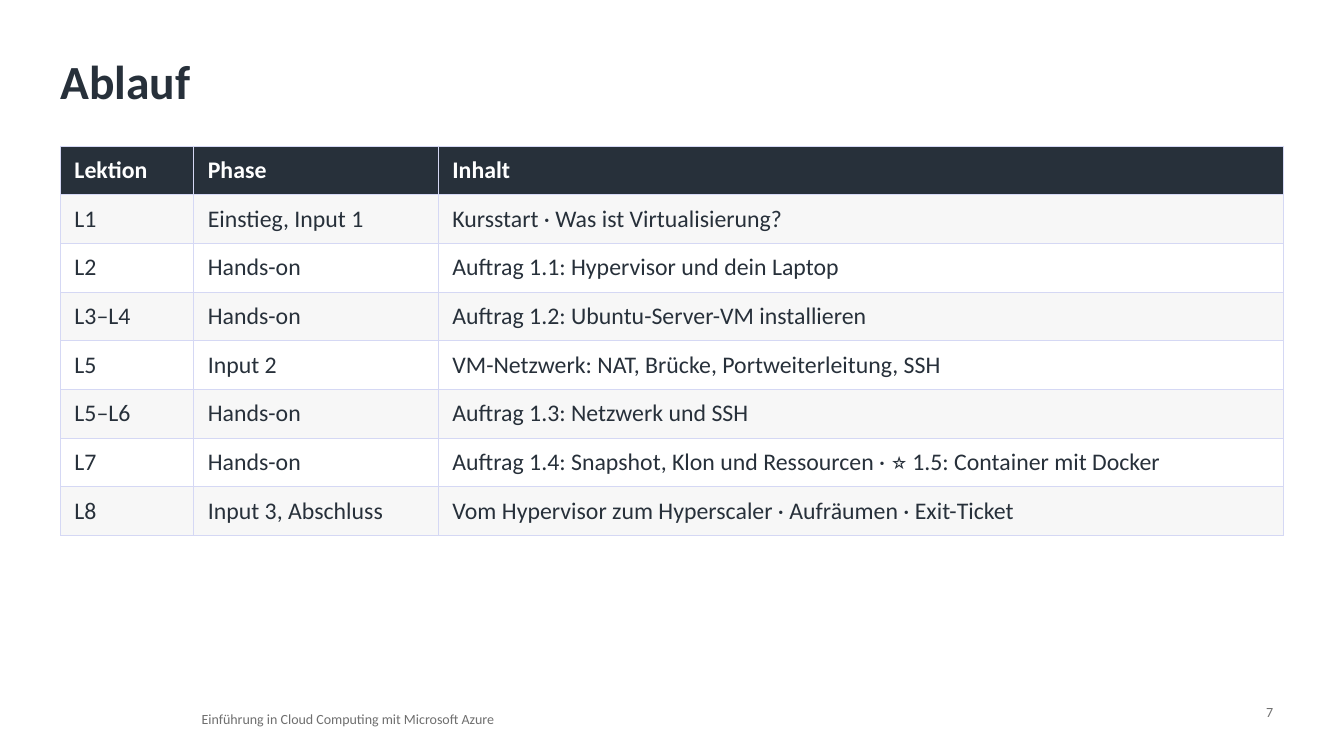
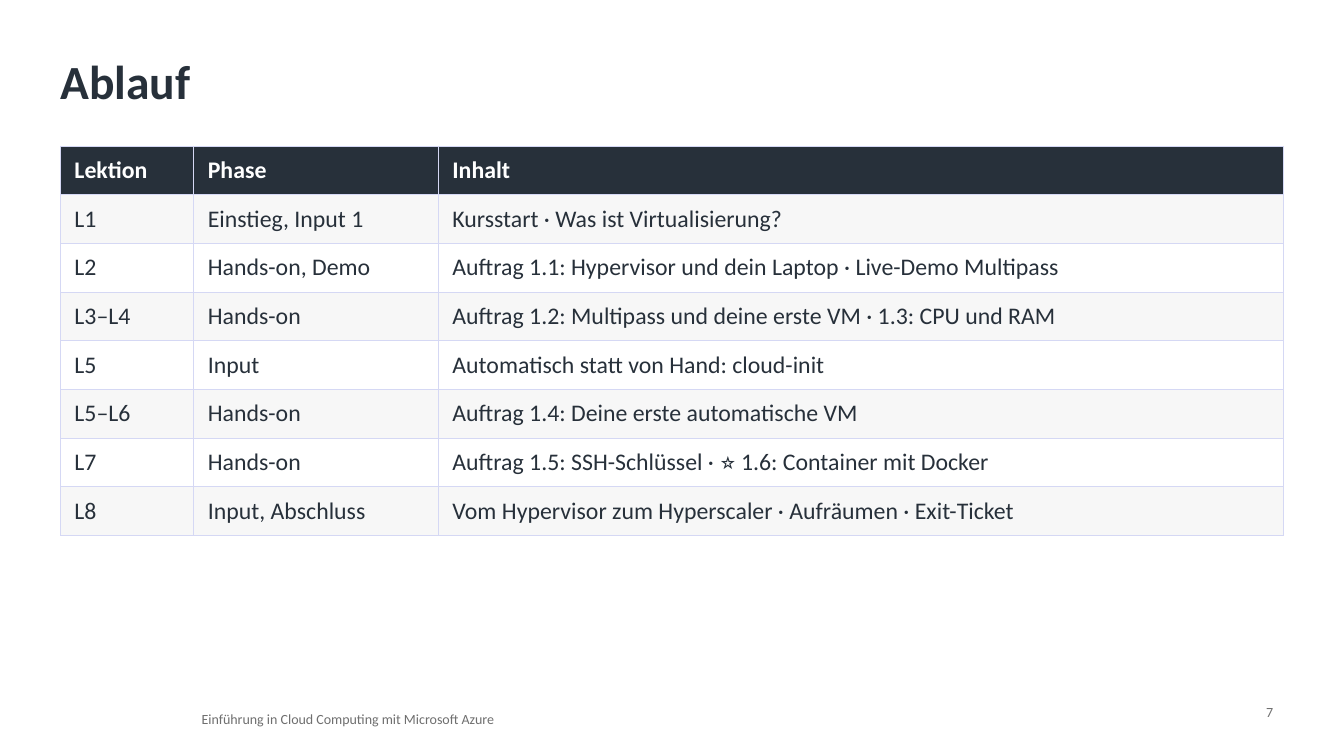
Before and after one commit to pat-teacher/azure-basics-training, a slide deck: slide 7 of praesentationen/tag-1-virtualisierung.pptx. Drawn at 1344x756 pixels with LibreOffice and Linux fonts; fonts in the diff are those of the drawing; background and template pictures are left out. Boxes give left, top, right and bottom in pixels: in the first picture for what was removed or moved away, otherwise in the second. Text is boxed around its words. In the diff, an @@ line names an element or a change of style, - is before the commit and + after.

Commit message:
Update course materials for Azure VM and networking concepts
- Revised the comparison table for Azure VM components to align with Multipass terminology.
- Updated the SSH key reference in the Azure Compute section to reflect the correct assignment.
- Modified the networking problem-solving statement in the Azure Networking section for clarity.
- Adjusted the learning objectives in the Automation section to specify tools used.
- Enhanced the README to include additional topics covered in the virtualization chapter.
- Updated the VM networking diagram to reflect accurate IP addresses and descriptions.
- Revised the diagram generation script to match the updated networking diagram.
- Adjusted presentation content to reflect changes in course structure and objectives.

```diff
--- a/praesentationen/tag-1-virtualisierung.pptx
+++ b/praesentationen/tag-1-virtualisierung.pptx
@@ table at (60,146,1284,527) @@
-row 3, column 2: Hands-on
+row 3, column 2: Hands-on, Demo
-row 3, column 3: Auftrag 1.1: Hypervisor und dein Laptop
+row 3, column 3: Auftrag 1.1: Hypervisor und dein Laptop · Live-Demo Multipass
-row 4, column 3: Auftrag 1.2: Ubuntu-Server-VM installieren
+row 4, column 3: Auftrag 1.2: Multipass und deine erste VM · 1.3: CPU und RAM
-row 5, column 2: Input 2
+row 5, column 2: Input
-row 5, column 3: VM-Netzwerk: NAT, Brücke, Portweiterleitung, SSH
+row 5, column 3: Automatisch statt von Hand: cloud-init
-row 6, column 3: Auftrag 1.3: Netzwerk und SSH
+row 6, column 3: Auftrag 1.4: Deine erste automatische VM
-row 7, column 3: Auftrag 1.4: Snapshot, Klon und Ressourcen · ⭐ 1.5: Container mit Docker
+row 7, column 3: Auftrag 1.5: SSH-Schlüssel · ⭐ 1.6: Container mit Docker
-row 8, column 2: Input 3, Abschluss
+row 8, column 2: Input, Abschluss
```
Also in this commit, not shown: 4 other slides changed, 2 slides added, 1 slide removed, 52 other files.
